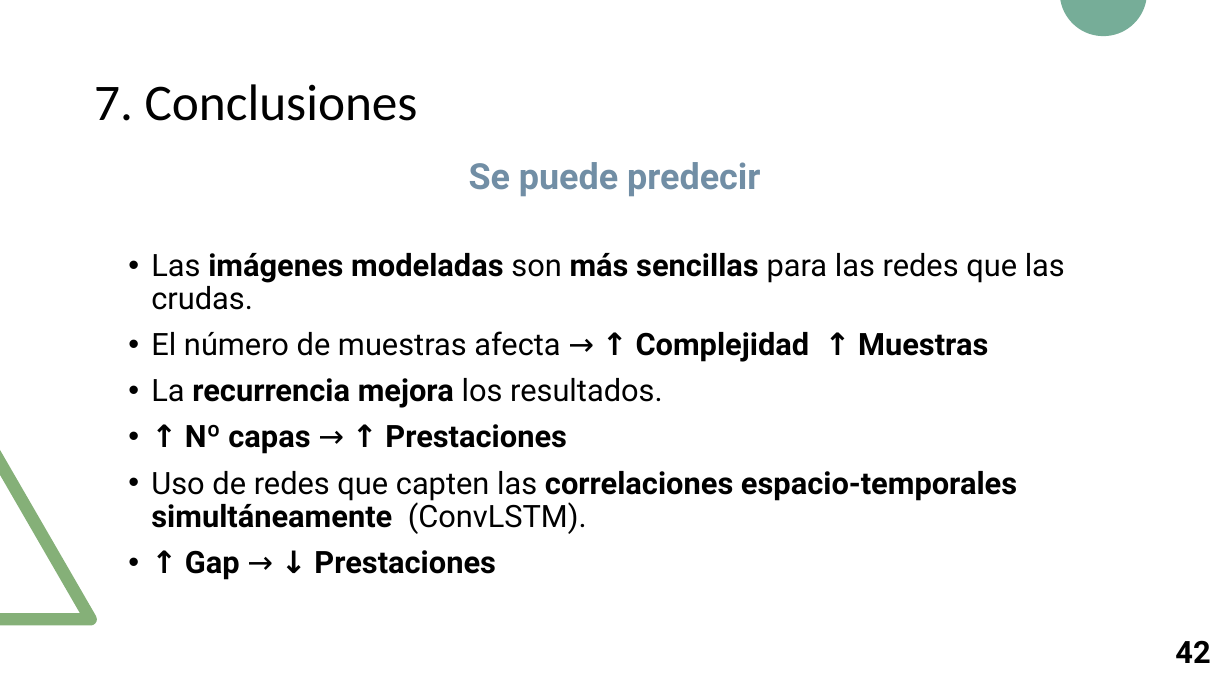
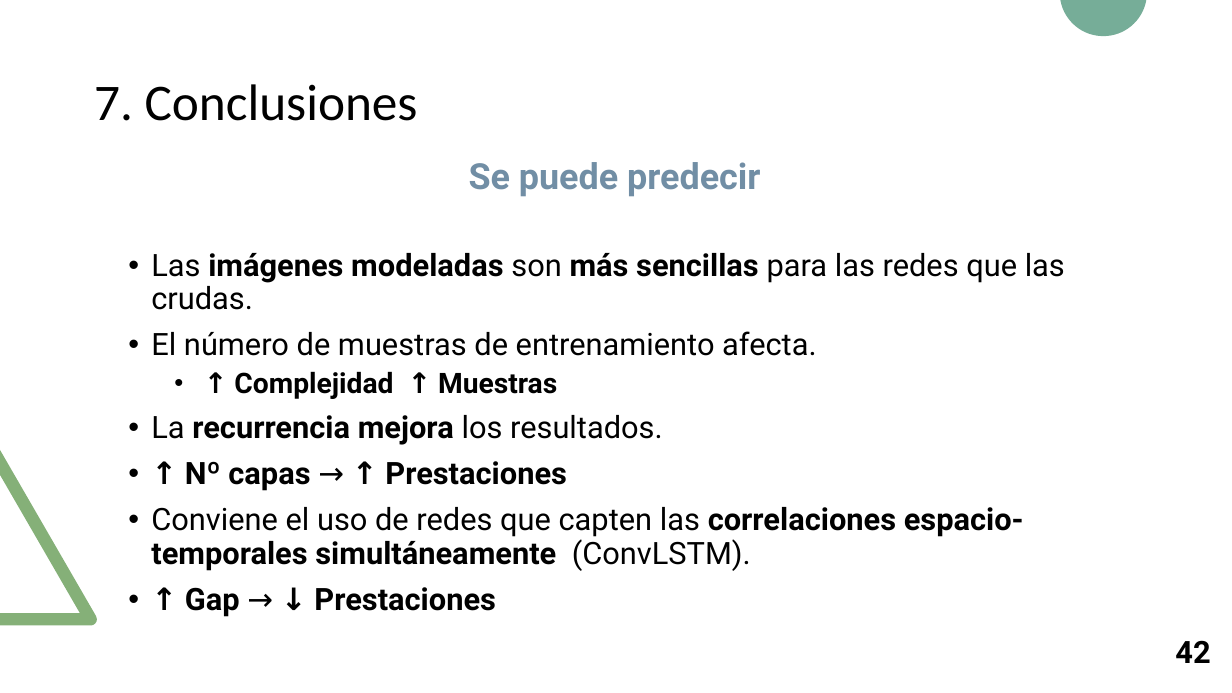
Before and after one commit to RoboticsLabURJC/2017-tfm-nuria-oyaga, a slide deck: slide 43 of Documentation/Presentacion-TFM/Presentacion-TFM.pptx. Drawn at 1232x693 pixels with LibreOffice and Linux fonts; fonts in the diff are those of the drawing. Boxes give left, top, right and bottom in pixels: in the first picture for what was removed or moved away, otherwise in the second. Text is boxed around its words. In the diff, an @@ line names an element or a change of style, - is before the commit and + after.

Commit message:
Presentation v.1

```diff
--- a/Documentation/Presentacion-TFM/Presentacion-TFM.pptx
+++ b/Documentation/Presentacion-TFM/Presentacion-TFM.pptx
@@ text at <box>151,331,816,399</box>: text changed @@
-• El número de muestras afecta → ↑ Complejidad ↑ Muestras
+• El número de muestras de entrenamiento afecta.
+  • ↑ Complejidad ↑ Muestras
@@ text at <box>151,507,1024,571</box>: text changed @@
-• Uso de redes que capten las correlaciones espacio-temporales simultáneamente (ConvLSTM).
+• Conviene el uso de redes que capten las correlaciones espacio-temporales simultáneamente (ConvLSTM).
```
Also in this commit, not shown: 26 other slides changed, 2 other files.
